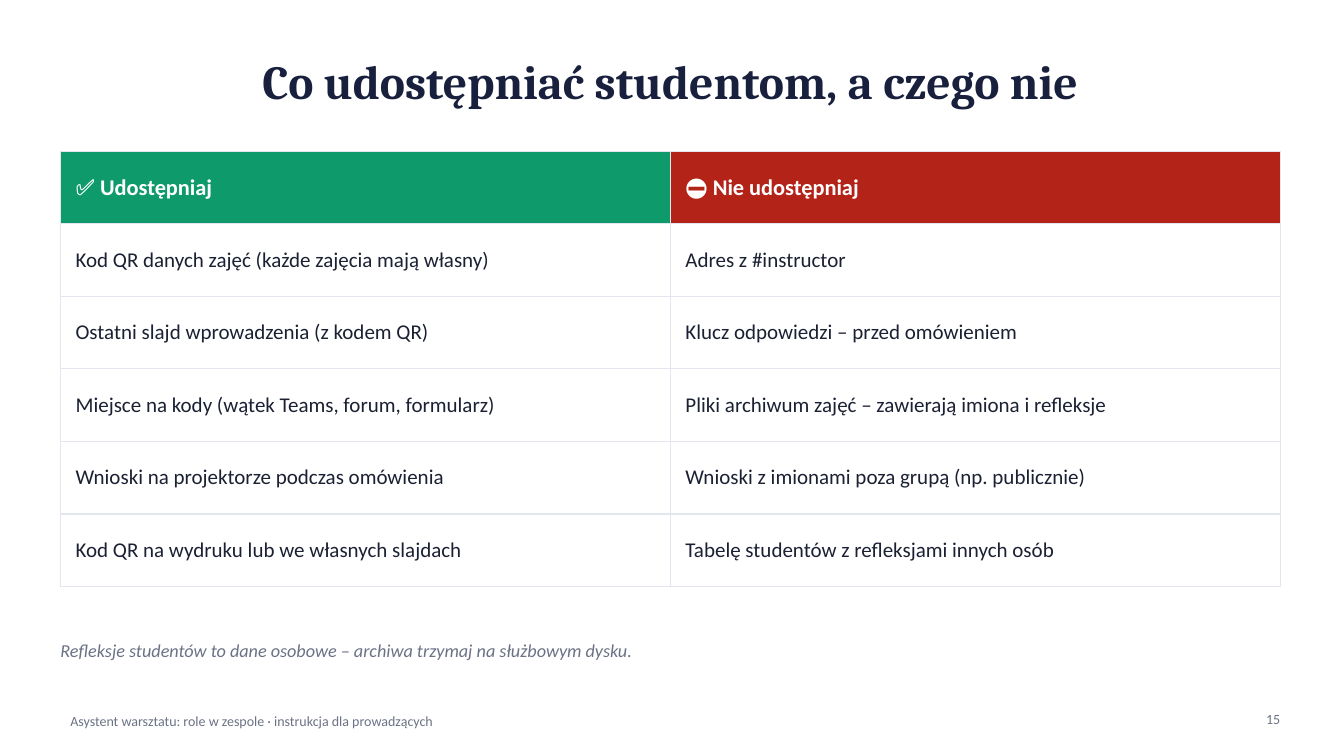
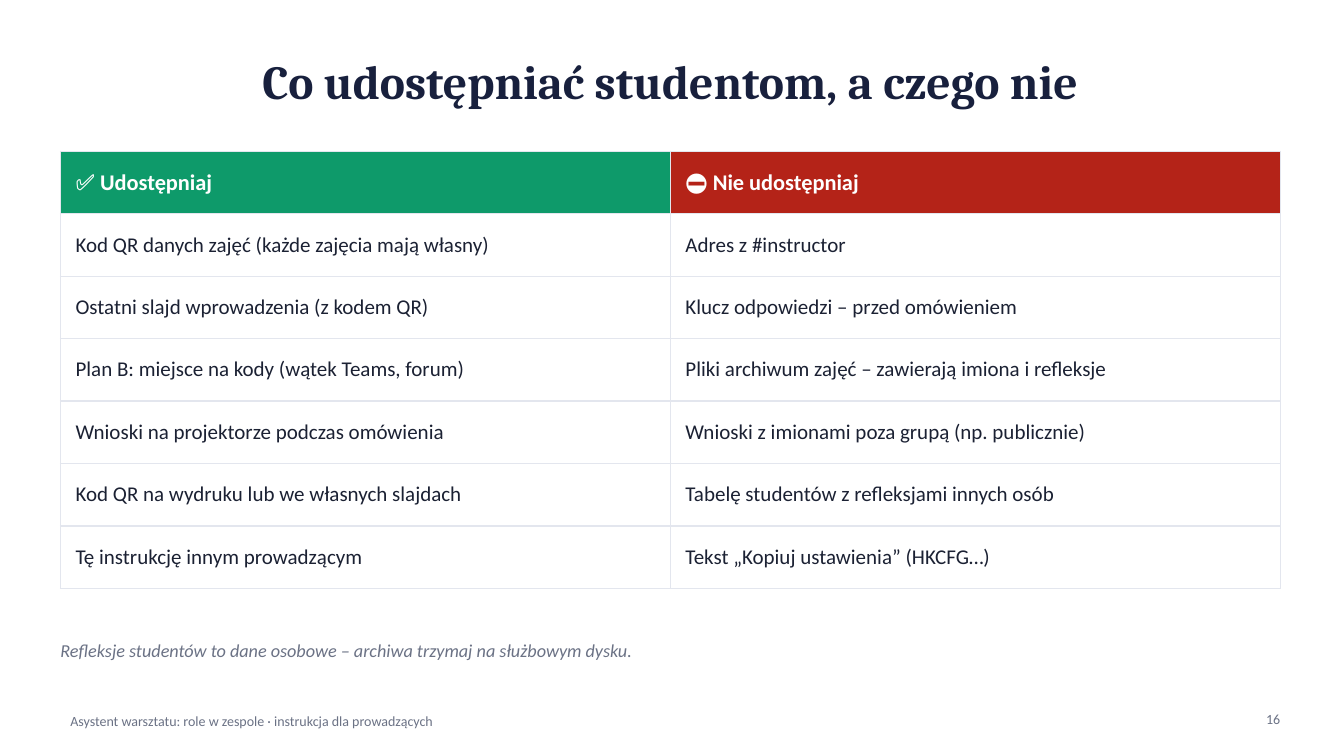
Before and after one commit to lwawrzynek/team-roles-workshop, a slide deck: slide 16 of Instrukcja-dla-prowadzacych.pptx (slide 15 before the commit). Drawn at 1344x756 pixels with LibreOffice and Linux fonts; fonts in the diff are those of the drawing. Boxes give left, top, right and bottom in pixels: in the first picture for what was removed or moved away, otherwise in the second. Text is boxed around its words. In the diff, an @@ line names an element or a change of style, - is before the commit and + after.

```diff
--- a/Instrukcja-dla-prowadzacych.pptx
+++ b/Instrukcja-dla-prowadzacych.pptx
@@ table at (60,151,1280,572) @@
-row 4, column 1: Miejsce na kody (wątek Teams, forum, formularz)
+row 4, column 1: Plan B: miejsce na kody (wątek Teams, forum)
+row 7: Tę instrukcję innym prowadzącym | Tekst „Kopiuj ustawienia” (HKCFG…)
@@ page number at (1266,714,1280,724): text changed @@
-15
+16
```
Also in this commit, not shown: 11 other slides changed, 1 slide added.
